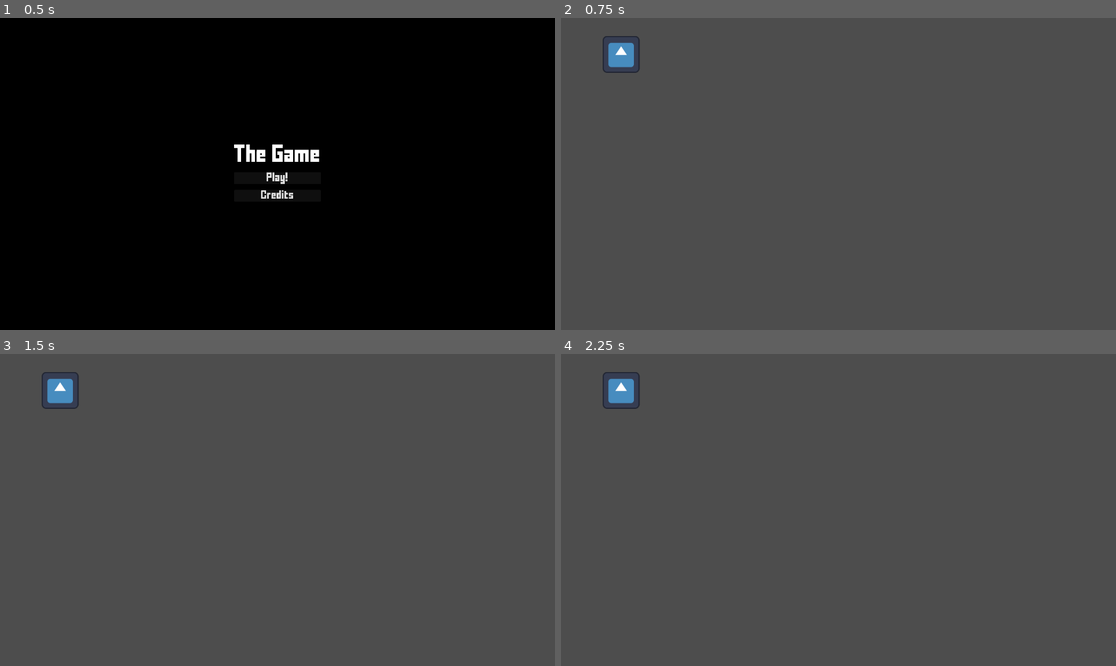
Above: before the commit, frames 1-4 (two rows, left to right).
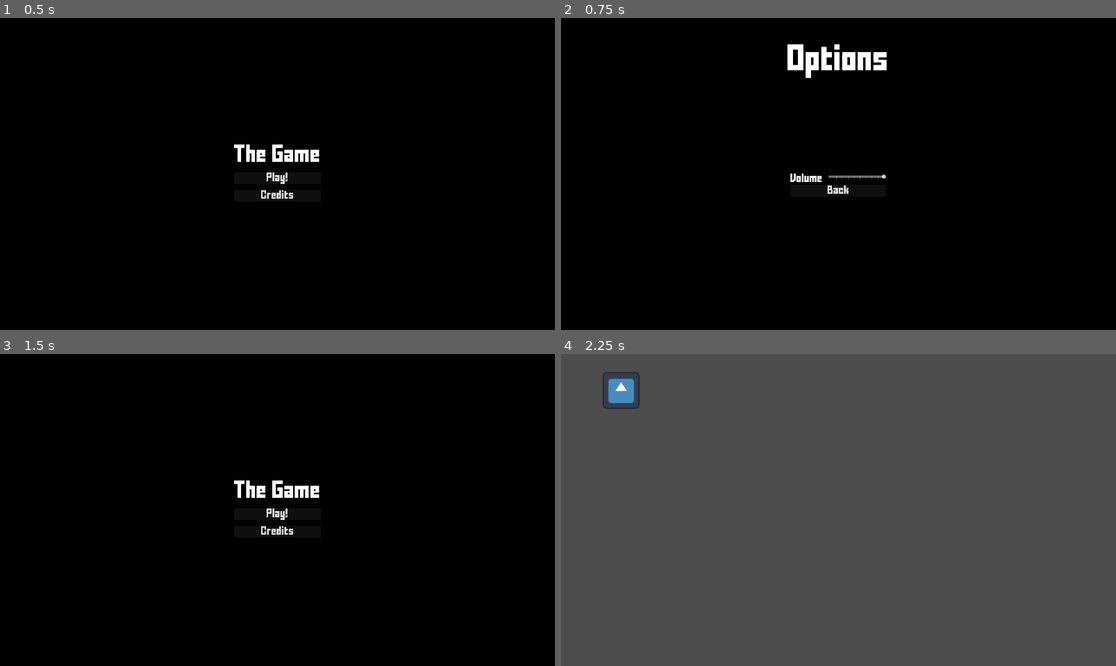
Above: after the commit, the same moments.

Repository: rrebane/ld-54-chelys
Game: Godot game, scene res://ui/main_menu.tscn
Same seed, same stepped clock (60 frames per second), same inputs: the game is played once before the commit and once after it. The engine's default icon, where the game draws it, is replaced by a stand-in: a white triangle on a blue panel in a dark square.
Inputs (mouse positions are in pixels of both pictures, inside the frame that each line leads up to):
- Up to frame 1 (0.5 s): no input
- Up to frame 2 (0.75 s): click "Credits" at 0.5 s
- Up to frame 3 (1.5 s): click (277, 525) at 1.25 s, where only the run after the commit has a clickable "Back"
- Up to frame 4 (2.25 s): click (838, 513) at 2 s, where only the run after the commit has a clickable "Play!"

Frame 1 is identical in both runs. In frame 2, 100% of the frame differs, in the area x 0-100%, y 0-100%; in frame 3, 100%; in frame 4, nothing differs.

Commit message:
Hook up placeholder options

Diff:
--- a/project.godot
+++ b/project.godot
@@ -25,6 +25,8 @@
 
 window/size/viewport_width=1920
 window/size/viewport_height=1080
+window/size/mode=3
+window/size/initial_position_type=2
 
 [rendering]
 
--- a/ui/button.tscn
+++ b/ui/button.tscn
@@ -5,5 +5,3 @@
 [node name="Button" type="Button"]
 theme = ExtResource("1_2jkwp")
 text = "Play"
-
-[connection signal="pressed" from="." to="." method="_on_pressed"]
--- a/ui/main_menu.tscn
+++ b/ui/main_menu.tscn
@@ -11,6 +11,16 @@
 
 [sub_resource type="GradientTexture2D" id="GradientTexture2D_24ywf"]
 gradient = SubResource("Gradient_8jedg")
+
+[sub_resource type="GDScript" id="GDScript_m4oab"]
+resource_name = "MainMenuOptions"
+script/source = "extends MainMenuButton
+
+func on_pressed():
+	EventsBus.play_sfx.emit(pressed_sound)
+	SceneSwitcher.goto_scene(\"res://ui/options.tscn\")
+	pass # Replace with function body.
+"
 
 [node name="MainMenu" type="Control"]
 layout_mode = 3
@@ -73,5 +83,5 @@
 layout_mode = 2
 theme = ExtResource("1_u4u3q")
 text = "Credits"
-script = ExtResource("2_cgyle")
+script = SubResource("GDScript_m4oab")
 pressed_sound = ExtResource("4_hc7hk")
--- /dev/null
+++ b/ui/options.tscn
@@ -0,0 +1,87 @@
+[gd_scene load_steps=7 format=3 uid="uid://bea6f28bikuo2"]
+
+[ext_resource type="Theme" uid="uid://b1rse5hojok5d" path="res://assets/ui_themes/Default.tres" id="1_1klb1"]
+[ext_resource type="PackedScene" uid="uid://5vq4e3n08734" path="res://ui/button.tscn" id="2_2vffd"]
+[ext_resource type="AudioStream" uid="uid://trs7p5574fea" path="res://assets/sfx/confirm_1.wav" id="3_uassw"]
+
+[sub_resource type="Gradient" id="Gradient_1soc4"]
+offsets = PackedFloat32Array(0)
+colors = PackedColorArray(0, 0, 0, 1)
+
+[sub_resource type="GradientTexture1D" id="GradientTexture1D_voxyn"]
+gradient = SubResource("Gradient_1soc4")
+
+[sub_resource type="GDScript" id="GDScript_23l0f"]
+resource_name = "OptionsBackButton"
+script/source = "extends MainMenuButton
+
+func on_pressed():
+	EventsBus.play_sfx.emit(pressed_sound)
+	SceneSwitcher.goto_scene(\"res://ui/main_menu.tscn\")
+	pass # Replace with function body.
+"
+
+[node name="Options" type="Control"]
+layout_mode = 3
+anchors_preset = 15
+anchor_right = 1.0
+anchor_bottom = 1.0
+grow_horizontal = 2
+grow_vertical = 2
+
+[node name="TextureRect" type="TextureRect" parent="."]
+layout_mode = 1
+anchors_preset = 15
+anchor_right = 1.0
+anchor_bottom = 1.0
+grow_horizontal = 2
+grow_vertical = 2
+texture = SubResource("GradientTexture1D_voxyn")
+
+[node name="MarginContainer" type="MarginContainer" parent="TextureRect"]
+layout_mode = 1
+anchors_preset = 15
+anchor_right = 1.0
+anchor_bottom = 1.0
+grow_horizontal = 2
+grow_vertical = 2
+theme_override_constants/margin_left = 20
+theme_override_constants/margin_top = 100
+theme_override_constants/margin_right = 20
+theme_override_constants/margin_bottom = 20
+
+[node name="Label" type="Label" parent="TextureRect/MarginContainer"]
+layout_mode = 2
+size_flags_horizontal = 4
+size_flags_vertical = 0
+theme = ExtResource("1_1klb1")
+theme_override_font_sizes/font_size = 72
+text = "Options"
+
+[node name="VBoxContainer" type="VBoxContainer" parent="TextureRect/MarginContainer"]
+layout_mode = 2
+size_flags_horizontal = 4
+size_flags_vertical = 4
+alignment = 1
+
+[node name="HBoxContainer" type="HBoxContainer" parent="TextureRect/MarginContainer/VBoxContainer"]
+layout_mode = 2
+size_flags_vertical = 4
+theme = ExtResource("1_1klb1")
+theme_override_constants/separation = 20
+
+[node name="Label" type="Label" parent="TextureRect/MarginContainer/VBoxContainer/HBoxContainer"]
+layout_mode = 2
+text = "Volume"
+
+[node name="HSlider" type="HSlider" parent="TextureRect/MarginContainer/VBoxContainer/HBoxContainer"]
+custom_minimum_size = Vector2(200, 0)
+layout_mode = 2
+value = 100.0
+tick_count = 10
+
+[node name="Button2" parent="TextureRect/MarginContainer/VBoxContainer" instance=ExtResource("2_2vffd")]
+layout_mode = 2
+text = "Back"
+script = SubResource("GDScript_23l0f")
+pressed_sound = ExtResource("3_uassw")
Not shown: 1 places in ui/main_menu.tscn that only renumber resources
